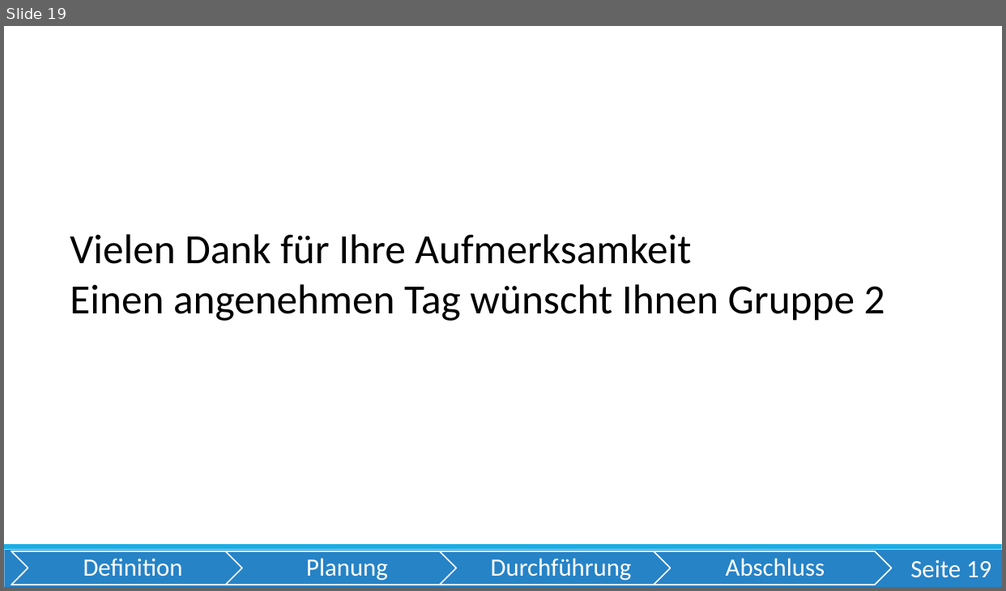
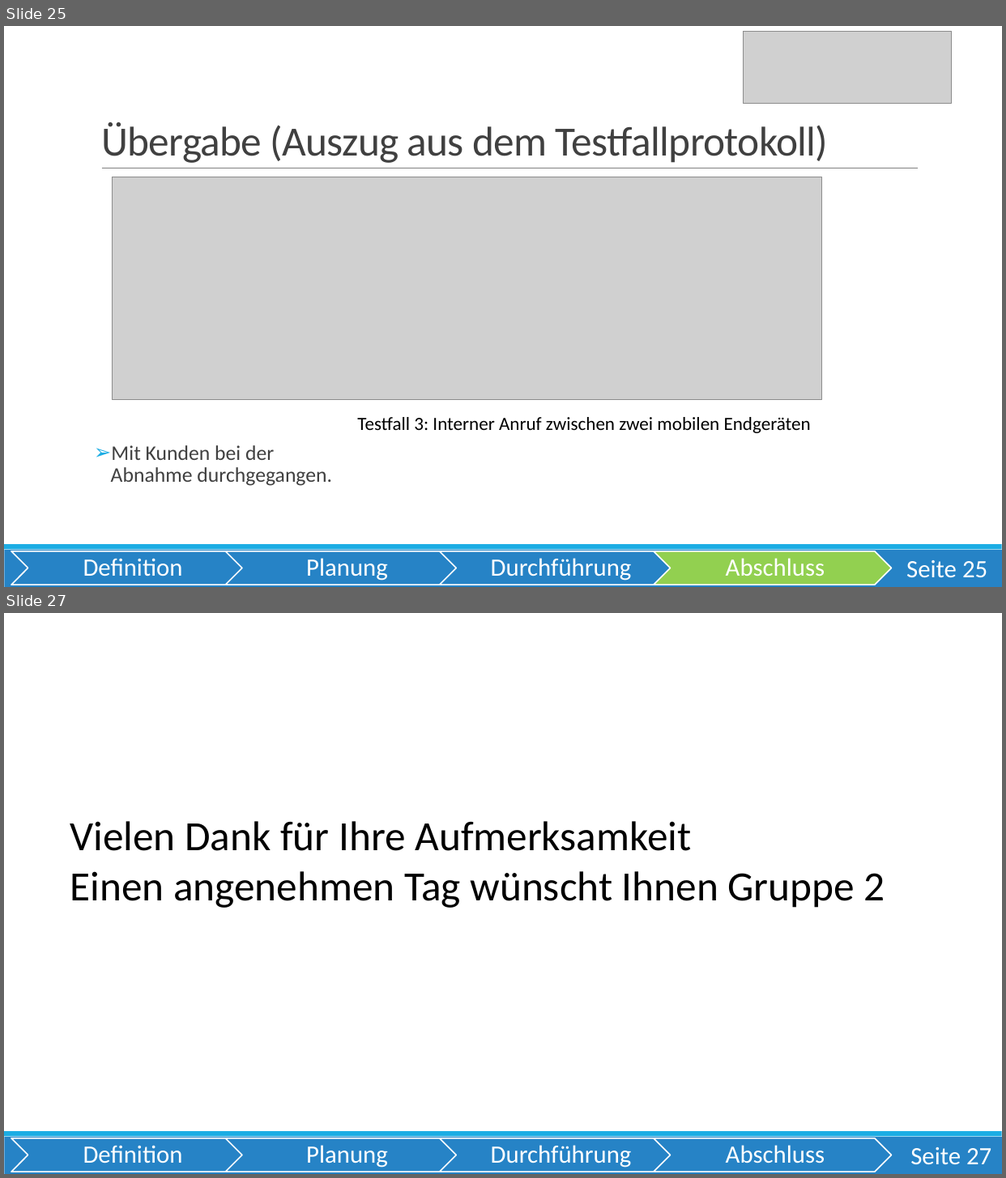
Before and after one commit to OberstufenprojektVOIP/OSP_VOIP, a slide deck: Pr-sentation/Präsentation VoIP Echt.pptx. Shown one above the other, each under a label of ours: slide 19 before the commit, slides 25 and 27 after it; the slides between them are not shown. The pictures are 1006x591 and 1006x1178 pixels, drawn with LibreOffice and Linux fonts; fonts in the diff are those of the drawing; grey boxes stand for pictures. Boxes give left, top, right and bottom in pixels: in the first picture for what was removed or moved away, otherwise in the second. Text is boxed around its words. In the diff, an @@ line names an element or a change of style, - is before the commit and + after.

```diff
--- a/Pr-sentation/Präsentation VoIP Echt.pptx
+++ b/Pr-sentation/Präsentation VoIP Echt.pptx
@@ slide 25 added at [4,26,1002,587], background #FFFFFF; not listed: 2 template elements that a slide beside it also shows @@
@@ picture added at [744,31,952,104] @@
@@ title added at [101,122,829,163], 40 pt, text #404040 @@
+Übergabe (Auszug aus dem Testfallprotokoll)
@@ line added from (102, 169) to (918, 169), #808080 0.5 pt @@
@@ picture added at [112,177,821,399] @@
@@ text added at [357,417,811,433], 18 pt, text #000000 @@
+Testfall 3: Interner Anruf zwischen zwei mobilen Endgeräten
@@ text added at [111,446,332,486], 20 pt, text #404040 @@
+➢ Mit Kunden bei der
+  Abnahme durchgegangen.
@@ group added at [11,552,892,585]: 4 chevrons, 4 texts @@
+Definition
+Planung
+Durchführung
+Abschluss
@@ page number added at [906,561,987,578], 24 pt, text #FFFFFF @@
+Seite 25
@@ what was slide 19 is now slide 27 @@
@@ page number at [910,1148,991,1165]: text changed @@
-Seite 19
+Seite 27
```
Also in this commit, not shown: 13 slides changed, 10 other slides added, 3 slides removed.
